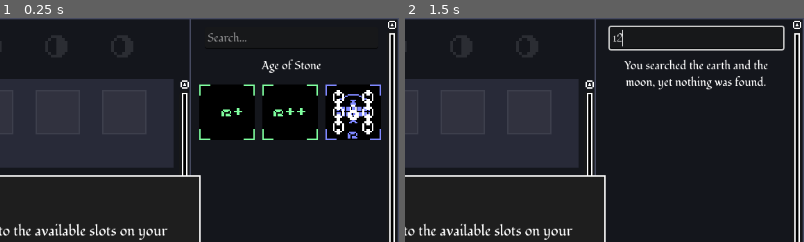
Above: before the commit, frames 1-2 (left to right).
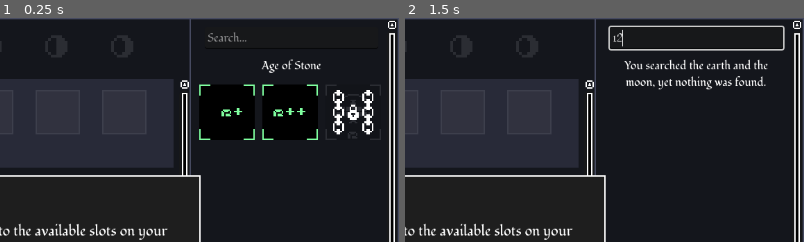
Above: after the commit, the same moments.

Repository: BoscoPubVoi/IdleSpel
Game: Godot game, scene res://main.tscn
The game is run twice, just before and just after one commit, with the same random seed, the same clock (stepped at 60 frames per second) and the same inputs.
Inputs (mouse positions are % of the whole screen's width and height, from its top left):
- Up to frame 1 (0.25 s): no input
- Up to frame 2 (1.5 s): click (87, 4) at 0.52 s; type "12" at 0.6 s; drag from (7, 21) to (60, 28) at 1.27 s
The pictures show only the part of the screen within x 50-100%, y 0-50%; the shares and areas given below are measured in that part.

The runs differ from the first frame. In frame 1, 2.6% of the frame differs, in the area x 81-96%, y 29-55%; in frame 2, nothing differs.

Commit message:
Minor fixes

Diff:
--- a/UIElements/ActionIcon.gd
+++ b/UIElements/ActionIcon.gd
@@ -31,7 +31,6 @@
 		unlocked = false
 
 	set_display()
-	set_color_for_primary_type(operations, textureRect)
 
 static func set_color_for_primary_type(operations, texture):
 	var primaryType = ""
--- a/main.tscn
+++ b/main.tscn
@@ -2082,6 +2082,10 @@
 tooltip = "Spend 10 Moonstone and 30 Silver to build 1% of the Moonlight Distiller, or increase Moonlight capacity by 1"
 unlock_tooltip = "Have 20 Moonstone to Unlock"
 
+[node name="Moonstone14" parent="ActionsPanel/MarginContainer/ScrollContainer/Margin/VBoxContainer/ActionGrid" groups=["moonstone"] instance=ExtResource("3_se0lr")]
+visible = false
+layout_mode = 2
+
 [node name="MarginContainer10" type="MarginContainer" parent="ActionsPanel/MarginContainer/ScrollContainer/Margin/VBoxContainer/ActionGrid" groups=["moonlight"]]
 visible = false
 layout_mode = 2
@@ -2094,10 +2098,6 @@
 text = "Age of Moonlight"
 label_settings = SubResource("LabelSettings_re3f1")
 horizontal_alignment = 1
-
-[node name="Moonstone14" parent="ActionsPanel/MarginContainer/ScrollContainer/Margin/VBoxContainer/ActionGrid" groups=["moonstone"] instance=ExtResource("3_se0lr")]
-visible = false
-layout_mode = 2
 
 [node name="ResourcesPanel" type="Panel" parent="."]
 texture_filter = 3
Not shown, added: assets/music/sfx/building.ogg.import
Not shown, added: assets/music/sfx/building_done.ogg.import
Not shown, added: assets/music/sfx/button.ogg.import
Not shown, added: assets/music/sfx/button_high.ogg.import
Not shown, added: assets/music/sfx/monument_building.ogg.import
Not shown, added: assets/music/sfx/monument_done.ogg.import
Not shown, added: assets/music/sfx/pick_up_icon.ogg.import
Not shown, added: assets/music/sfx/put_down_icon.ogg.import
